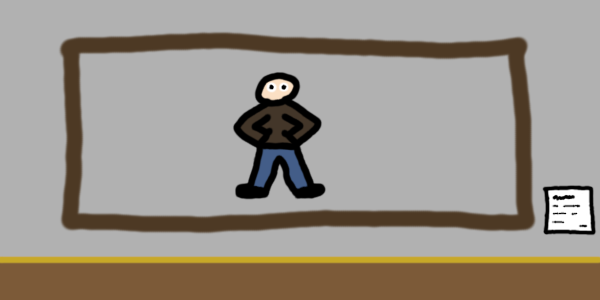
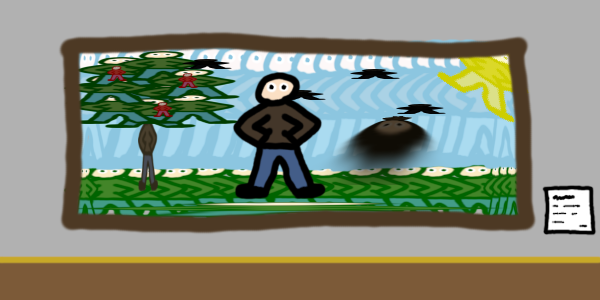
Layer changes from the first w=600, h=300 image to the second:
added layer "Pasted Layer copy #7" above "Pasted Layer copy #6" over left=304, top=116, right=451, bottom=185
added layer "Pasted Layer copy #6" above "Pasted Layer copy #5" over left=107, top=66, right=198, bottom=117
added layer "Pasted Layer copy #5" above "Pasted Layer copy #3" over left=182, top=59, right=446, bottom=114
added layer "Pasted Layer copy #3" above "Pasted Layer copy #2" over left=64, top=41, right=530, bottom=128
added layer "Pasted Layer copy #2" above "Pasted Layer copy #1" over left=66, top=42, right=528, bottom=191
added layer "Pasted Layer copy #1" above "Pasted Layer copy" over left=77, top=39, right=530, bottom=172
added layer "Pasted Layer copy" above "Picture Background" over left=64, top=161, right=520, bottom=219
